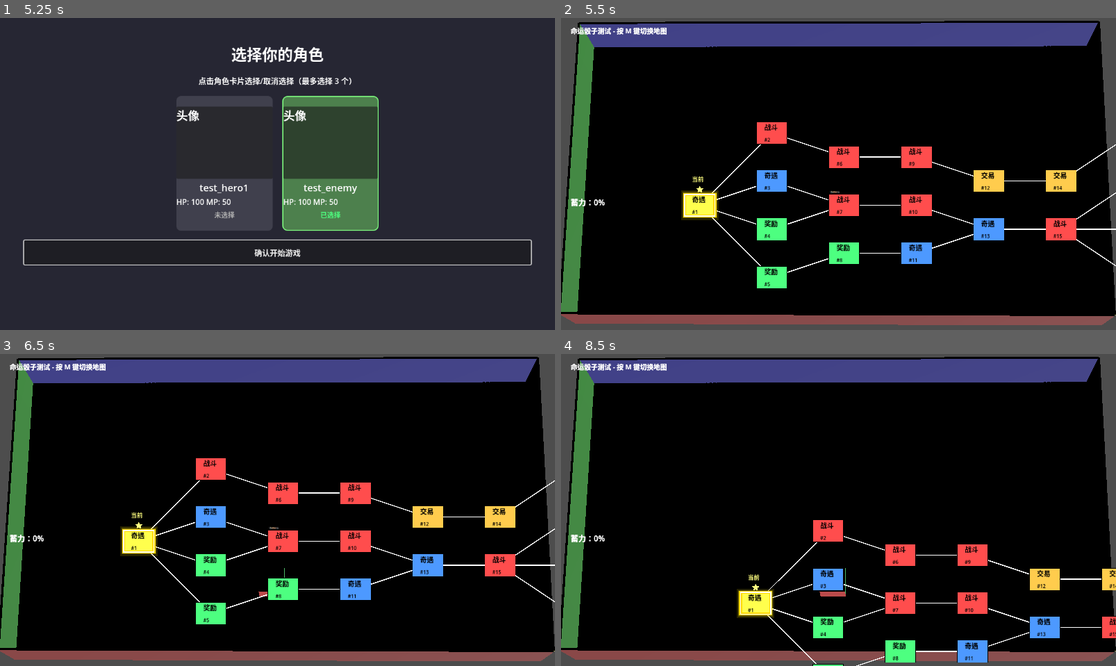
Above: before the commit, frames 1-4 (two rows, left to right).
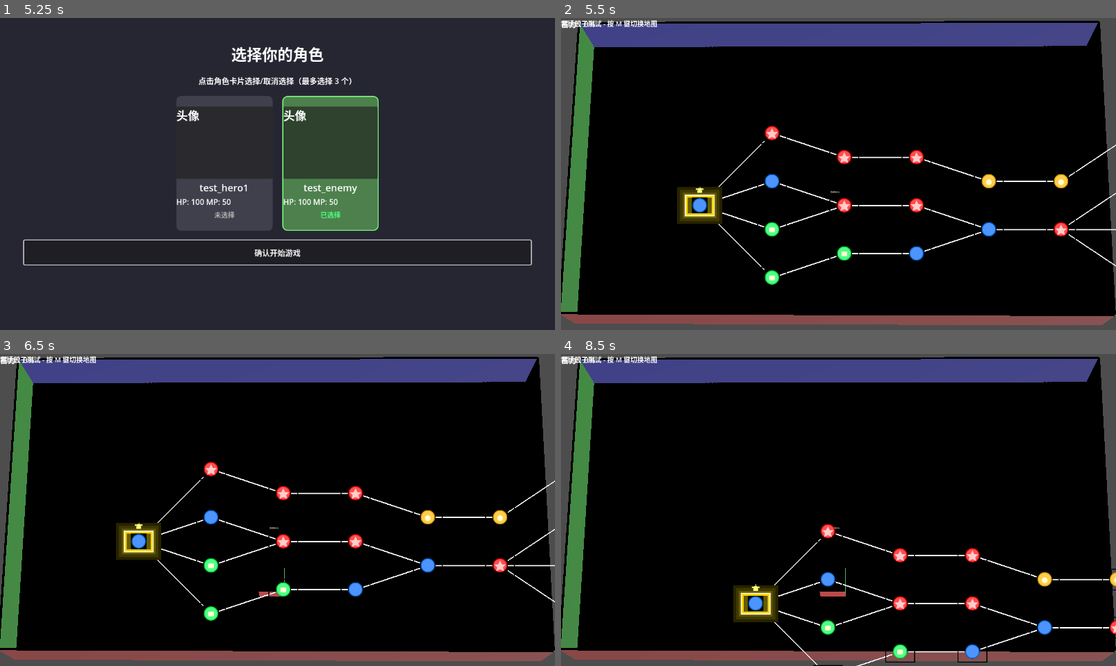
Above: after the commit, the same moments.

Repository: Beezui/trae_godot_dice
Game: Godot game, scene res://scenes/ui/title_screen/title_screen.tscn
Two runs of this game, one before a commit and one after it. Both use one fixed random seed, a clock stepped at 60 frames per second and the inputs below.
Inputs (mouse positions are in pixels of both pictures, inside the frame that each line leads up to):
- Up to frame 1 (5.25 s): click "开始游戏" at 0.5 s; click "确认开始游戏" at 1.25 s; click "确认开始游戏" at 2 s; tap Enter (ui_accept) at 2.75, 3.02, 3.5, 4.25, 5 s; move the mouse to (399, 158) at 2.77 s; hold Up (ui_up) 2.78-3.5 s; tap R at 2.85 s; click (399, 158) at 2.92 s; drag from (166, 189) to (249, 236) at 3.52 s; move the mouse to (333, 105) at 4.27 s; hold Up (ui_up) 4.28-5 s; tap Space at 4.35 s; click (333, 105) at 4.42 s; drag from (249, 236) to (111, 127) at 5.02 s
- Up to frame 2 (5.5 s): no input
- Up to frame 3 (6.5 s): tap Enter (ui_accept) at 5.75, 6.02 s; move the mouse to (444, 556) at 5.77 s; hold A from 5.78 s (still down); tap N at 5.85 s; click (444, 556) at 5.92 s
- Up to frame 4 (8.5 s): release A at 6.5 s; tap Enter (ui_accept) at 6.5 s; drag from (672, 463) to (755, 432) at 6.52 s; move the mouse to (866, 510) at 7.27 s; hold S 7.28-8 s; tap R at 7.35 s; click (866, 510) at 7.42 s; drag from (755, 432) to (727, 525) at 8.02 s

Frame 1 is identical in both runs. In frame 2, 6.9% of the frame differs, in the area x 0-100%, y 0-87%; in frame 3, 6.9%; in frame 4, 6.1%.

Commit message:
fix: 修复命运骰子地图覆盖层拖动问题
问题描述:
- 地图无法拖动，尽管日志显示 canvas_offset 在变化

根本原因:
1. 拖动算法错误：drag_start_position = mouse_pos - canvas_offset 导致 offset 永远不变
2. UI 重复创建：_create_ui() 被多次调用
3. 布局系统覆盖位置：layout_mode=0 仍可能被覆盖

解决方案:
1. 修正拖动算法：drag_start_position = mouse_pos - canvas.position
2. 添加 ui_created 标志防止重复创建 UI
3. 使用 call_deferred() 强制应用位置
4. 使用 set_position()/set_size() 绕过布局系统

修改文件:
- scripts/ui/destiny_dice_map_overlay.gd
- .claude/memory/map_drag_fix.md (更新记忆)
- WORK_PROGRESS.md (更新进度)
- textures/map/ (添加地图节点图标资源)

Diff:
--- a/scripts/ui/destiny_dice_map_overlay.gd
+++ b/scripts/ui/destiny_dice_map_overlay.gd
@@ -1,7 +1,7 @@
 extends Control
 ## 命运骰子地图覆盖层 UI
 ## 显示关卡地图和当前节点位置
-## 使用 Control 直接绘制，拖动时更新 offset 并重绘
+## 使用 ImageTexture 预渲染地图，拖动时只更新 TextureRect 位置
 
 # 配置
 var level_data: LevelData = null
@@ -14,7 +14,11 @@
 # UI 组件
 var info_label: Label
 var charge_label: Label  # 蓄力标签
-var canvas: Control  # 画布
+var canvas: Control  # 画布（用于接收输入）
+var map_texture_rect: TextureRect  # 地图纹理显示
+
+# 初始化标志
+var ui_created: bool = false  # 防止重复创建 UI
 
 # 拖动相关
 var is_dragging: bool = false
@@ -24,6 +28,17 @@
 # 地图尺寸
 var map_width: float = 0.0
 var map_height: float = 0.0
+
+# 缓存数据（性能优化）
+var map_image: Image = null  # 地图图像缓存
+var map_texture: ImageTexture = null  # 地图纹理缓存
+var is_map_dirty: bool = true  # 标记地图是否需要重绘
+var node_positions_cache: Dictionary = {}  # 节点位置缓存
+var node_rects_cache: Dictionary = {}  # 节点区域缓存
+var text_size_cache: Dictionary = {}  # 文本大小缓存
+
+# 绘制性能优化
+const CACHE_TEXT_MEASUREMENTS = true  # 缓存文本测量结果
 
 # 节点类型颜色
 const TYPE_COLORS = {
@@ -40,12 +55,22 @@
 const CURRENT_NODE_BORDER_WIDTH = 6.0
 const CURRENT_NODE_GLOW_COLOR = Color(1, 0.9, 0, 0.5)  # 外发光颜色
 
+# 图像绘制优化
+const TEXTURE_FORMAT = Image.FORMAT_RGBA8  # 纹理格式
+
+# 节点图标配置
+var node_icons: Dictionary = {}  # 类型 ID -> Image 映射
+const ICON_SIZE = Vector2i(32, 32)  # 图标标准尺寸
+const ICON_PATH_PREFIX = "res://textures/map/"  # 图标资源路径前缀
+
 
 func _ready():
 	# 设置覆盖层布局（Godot 4.x 使用锚点预设）
 	anchors_preset = Control.PRESET_FULL_RECT
-	grow_horizontal = 2  # GROW_BOTH_ENDS
-	grow_vertical = 2  # GROW_BOTH_ENDS
+	grow_horizontal = 2  # GROW_BOTH
+	grow_vertical = 2  # GROW_BOTH
+	# 设置 layout_mode 为 0 (Position)，允许子节点自由定位
+	layout_mode = 0
 
 	# 设置 clip_contents 为 false，允许绘制内容超出边界
 	clip_contents = false
@@ -57,11 +82,7 @@
 ## 延迟初始化
 func _initialize_deferred():
 	_create_ui()
-	# 连接 canvas 拖动事件
-	if canvas:
-		canvas.gui_input.connect(_on_canvas_gui_input)
-		if not canvas.is_connected("draw", _on_canvas_draw):
-			canvas.connect("draw", _on_canvas_draw)
+	_load_node_icons()
 
 
 ## 初始化地图
@@ -69,30 +90,78 @@
 	level_data = p_level_data
 	current_node = p_current_node
 
+	# 确保图标已加载
+	if node_icons.is_empty():
+		_load_node_icons()
+
 	# 确保 UI 已经创建
 	if not canvas:
 		_create_ui()
-		# 连接 canvas 拖动事件
-		if canvas:
-			canvas.gui_input.connect(_on_canvas_gui_input)
-		if not canvas.is_connected("draw", _on_canvas_draw):
-			canvas.connect("draw", _on_canvas_draw)
+
+	# 设置 map_overlay 尺寸为屏幕尺寸
+	var viewport_size = get_viewport_rect().size
+	custom_minimum_size = viewport_size
+	size = viewport_size
 
 	# 计算节点位置
 	if level_data:
 		_calculate_node_positions()
 		_update_canvas_size()
-		# 重绘地图
-		if canvas:
-			canvas.queue_redraw()
+		# 预渲染地图到纹理
+		_render_map_to_texture()
 		# 设置初始位置（让当前节点显示在屏幕偏左）
 		_center_map()
 
-	print("[MapOverlay] 初始化完成")
+
+## 加载节点图标
+func _load_node_icons():
+	# 定义节点类型和图标准文件名
+	var icon_files = {
+		1: "node_combat.png",    # 战斗
+		2: "node_encounter.png", # 奇遇
+		3: "node_trade.png",     # 交易
+		4: "node_reward.png",    # 奖励
+		5: "node_elite.png",     # 精英战斗
+		99: "node_boss.png"      # Boss
+	}
+
+	for type_id in icon_files:
+		var path = ICON_PATH_PREFIX + icon_files[type_id]
+		var img = Image.new()
+		if ResourceLoader.exists(path):
+			img = Image.load_from_file(path)
+		else:
+			# 创建占位图标（纯色圆）
+			img = _create_placeholder_icon(type_id)
+		node_icons[type_id] = img
+
+
+## 创建占位图标（纯色圆）
+func _create_placeholder_icon(type_id: int) -> Image:
+	var img = Image.create(ICON_SIZE.x, ICON_SIZE.y, false, Image.FORMAT_RGBA8)
+	var color = TYPE_COLORS.get(type_id, Color.WHITE)
+
+	# 填充圆形
+	for y in range(ICON_SIZE.y):
+		for x in range(ICON_SIZE.x):
+			var dx = x - ICON_SIZE.x / 2.0
+			var dy = y - ICON_SIZE.y / 2.0
+			if dx*dx + dy*dy < (ICON_SIZE.x / 2.0 - 1)*(ICON_SIZE.x / 2.0 - 1):
+				img.set_pixel(x, y, color)
+			else:
+				img.set_pixel(x, y, Color(0, 0, 0, 0))
+
+	return img
 
 
 ## 创建 UI 组件
 func _create_ui():
+	# 防止重复创建
+	if ui_created:
+		print("[MapOverlay] UI 已创建，跳过")
+		return
+	ui_created = true
+
 	# 获取屏幕尺寸，用于居中计算
 	var screen_size = get_viewport_rect().size
 
@@ -103,6 +172,7 @@
 	info_label.size = Vector2(380, 40)
 	info_label.text = "命运骰子测试 - 按 M 键切换地图"
 	info_label.add_theme_font_size_override("font_size", 14)
+	info_label.layout_mode = 0  # POSITION
 	add_child(info_label)
 
 	# 创建蓄力标签
@@ -112,16 +182,42 @@
 	charge_label.size = Vector2(380, 30)
 	charge_label.text = "蓄力：0%"
 	charge_label.add_theme_font_size_override("font_size", 16)
+	charge_label.layout_mode = 0  # POSITION
 	add_child(charge_label)
 
-	# 创建画布（直接绘制地图）
+	# 创建地图纹理显示（TextureRect）- 直接作为子节点，不使用中间容器
+	map_texture_rect = TextureRect.new()
+	map_texture_rect.name = "MapTexture"
+	map_texture_rect.position = Vector2.ZERO
+	# 使用 TOP_LEFT 锚点
+	map_texture_rect.anchors_preset = Control.PRESET_TOP_LEFT
+	# 设置 layout_mode 为 0 (Position)，允许自由设置位置和尺寸
+	map_texture_rect.layout_mode = 0  # POSITION
+	map_texture_rect.expand_mode = TextureRect.EXPAND_IGNORE_SIZE
+	map_texture_rect.stretch_mode = TextureRect.STRETCH_KEEP
+	map_texture_rect.mouse_filter = Control.MOUSE_FILTER_IGNORE  # 不接收鼠标事件
+	add_child(map_texture_rect)
+
+	# 创建画布（用于接收鼠标事件）
 	canvas = Control.new()
 	canvas.name = "Canvas"
 	canvas.position = Vector2.ZERO
-	canvas.custom_minimum_size = Vector2(400, 300)  # 初始尺寸，后续会更新
+	# 使用 TOP_LEFT 锚点
+	canvas.anchors_preset = Control.PRESET_TOP_LEFT
+	# 设置 layout_mode 为 0 (Position)，允许自由设置位置和尺寸
+	canvas.layout_mode = 0  # POSITION
 	canvas.mouse_filter = Control.MOUSE_FILTER_STOP  # 捕获鼠标事件进行拖动
-	canvas.anchors_preset = Control.PRESET_TOP_LEFT  # 不跟随父节点调整
+	# 设置初始尺寸（会在 _update_canvas_size 中更新为实际地图尺寸）
+	canvas.custom_minimum_size = Vector2(100, 100)
+	canvas.size = Vector2(100, 100)
 	add_child(canvas)
+
+	# 连接 canvas 拖动事件
+	canvas.gui_input.connect(_on_canvas_gui_input)
+
+	# 设置 z_index，确保 map_texture_rect 在 canvas 上方渲染
+	map_texture_rect.z_index = 1
+	canvas.z_index = 0
 
 	print("[MapOverlay] UI 创建完成")
 
@@ -198,8 +294,6 @@
 	set_meta("map_min_y", min_y)
 	set_meta("map_max_y", max_y)
 
-	print("[MapOverlay] 地图边界：[", min_x, ", ", max_x, "] x [", min_y, ", ", max_y, "]")
-
 
 ## 中心地图（使用 canvas_offset 来调整显示位置）
 func _center_map():
@@ -240,13 +334,8 @@
 	var target_y_on_screen = screen_size.y * 0.6
 	canvas_offset.y = target_y_on_screen - (map_height / 2)
 
-	# 应用 offset
-	if canvas:
-		canvas.queue_redraw()
-
-	print("[MapOverlay] 地图已居中，地图尺寸：", map_width, "x", map_height)
-	print("[MapOverlay] canvas_offset：", canvas_offset)
-	print("[MapOverlay] 屏幕尺寸：", screen_size)
+	# 应用 offset（更新 TextureRect 位置）
+	_update_map_position()
 
 
 ## 更新画布大小
@@ -273,29 +362,66 @@
 				min_y = pos.y
 
 	# 计算地图实际尺寸（考虑负坐标和 padding）
-	# 节点坐标可能有负值（min_y 可能是负数）
-	# 所以地图总高度是 max_y - min_y + padding
 	map_width = max_x - min_x + layer_padding * 2
 	map_height = max_y - min_y + layer_padding * 2
 
 	# 设置 canvas 尺寸
 	if canvas:
-		canvas.custom_minimum_size = Vector2(map_width, map_height)
-		canvas.size = Vector2(map_width, map_height)
-
-	print("[MapOverlay] 画布尺寸设置为：", Vector2(map_width, map_height))
-	print("[MapOverlay] 地图边界：[", min_x, ", ", max_x, "] x [", min_y, ", ", max_y, "]")
-
-
-## 画布绘制回调
-func _on_canvas_draw():
-	if not level_data:
+		canvas.set_size(Vector2(map_width, map_height))
+		canvas.set_position(Vector2.ZERO)
+		canvas.size_flags_horizontal = Control.SIZE_SHRINK_BEGIN
+		canvas.size_flags_vertical = Control.SIZE_SHRINK_BEGIN
+
+	# 设置 map_texture_rect 尺寸
+	if map_texture_rect:
+		map_texture_rect.set_size(Vector2(map_width, map_height))
+		map_texture_rect.set_position(Vector2.ZERO)
+		map_texture_rect.size_flags_horizontal = Control.SIZE_SHRINK_BEGIN
+		map_texture_rect.size_flags_vertical = Control.SIZE_SHRINK_BEGIN
+
+
+## 预渲染地图到纹理（核心优化）
+func _render_map_to_texture():
+	if not level_data or level_data.nodes.size() == 0:
 		return
 
 	var min_x = get_meta("map_min_x")
 	var min_y = get_meta("map_min_y")
 
-	# 绘制连接线
+	# 创建图像（使用地图尺寸）
+	var render_width = int(map_width)
+	var render_height = int(map_height)
+
+	if render_width <= 0 or render_height <= 0:
+		return
+
+	# 创建 Image 对象
+	map_image = Image.create(render_width, render_height, false, TEXTURE_FORMAT)
+	map_image.fill(Color(0, 0, 0, 0))  # 透明背景
+
+	# 使用 Image 直接绘制
+	_render_map_to_image(map_image, min_x, min_y)
+
+	# 创建纹理
+	if map_texture:
+		map_texture.free()
+	map_texture = ImageTexture.create_from_image(map_image)
+
+	# 应用到 TextureRect
+	if map_texture_rect:
+		map_texture_rect.texture = map_texture
+		# 设置 custom_minimum_size 和 size，确保 TextureRect 正确显示
+		map_texture_rect.custom_minimum_size = Vector2(render_width, render_height)
+		map_texture_rect.size = Vector2(render_width, render_height)
+
+	is_map_dirty = false
+
+
+## 渲染地图到 Image
+func _render_map_to_image(img: Image, p_min_x: float, p_min_y: float):
+	var font = ThemeDB.fallback_font
+
+	# 1. 绘制连接线
 	for map_node in level_data.nodes:
 		for next_id in map_node.connections:
 			var next_node = level_data.get_node(next_id)
@@ -303,146 +429,256 @@
 				var start_pos = map_node.get_meta("original_position")
 				var end_pos = next_node.get_meta("original_position")
 
-				# 转换为 canvas 坐标（带 offset）
-				var start_canvas_x = start_pos.x - min_x + layer_padding + canvas_offset.x
-				var start_canvas_y = start_pos.y - min_y + layer_padding + canvas_offset.y
-				var end_canvas_x = end_pos.x - min_x + layer_padding + canvas_offset.x
-				var end_canvas_y = end_pos.y - min_y + layer_padding + canvas_offset.y
-
-				# 绘制连接线
-				canvas.draw_line(
-					Vector2(start_canvas_x, start_canvas_y),
-					Vector2(end_canvas_x, end_canvas_y),
-					Color.WHITE, 2
-				)
+				# 转换为图像坐标
+				var start_x = int(start_pos.x - p_min_x + layer_padding)
+				var start_y = int(start_pos.y - p_min_y + layer_padding)
+				var end_x = int(end_pos.x - p_min_x + layer_padding)
+				var end_y = int(end_pos.y - p_min_y + layer_padding)
+
+				# 绘制连线
+				_draw_line_on_image(img, start_x, start_y, end_x, end_y, Color.WHITE, 2)
 
 				# 绘制箭头
-				_draw_arrow(
-					Vector2(start_canvas_x, start_canvas_y),
-					Vector2(end_canvas_x, end_canvas_y)
-				)
-
-	# 绘制节点
+				_draw_arrow_on_image(img, start_x, start_y, end_x, end_y, font)
+
+	# 2. 缓存节点数据并绘制节点
+	node_positions_cache.clear()
+	node_rects_cache.clear()
+
 	for map_node in level_data.nodes:
 		var pos = map_node.get_meta("original_position")
-		var canvas_x = pos.x - min_x + layer_padding + canvas_offset.x
-		var canvas_y = pos.y - min_y + layer_padding + canvas_offset.y
+		var node_x = int(pos.x - p_min_x + layer_padding)
+		var node_y = int(pos.y - p_min_y + layer_padding)
+
+		# 缓存位置
+		node_positions_cache[map_node.id] = Vector2i(node_x, node_y)
 
 		var color = TYPE_COLORS.get(map_node.type, Color.WHITE)
 		var is_current = (current_node != null and current_node.id == map_node.id)
 
-		# 计算节点区域（圆角矩形）
-		var rect_size = Vector2(node_radius * 2.5, node_radius * 1.8)
-		var rect_pos = Vector2(canvas_x - rect_size.x / 2, canvas_y - rect_size.y / 2)
-		var rect = Rect2(rect_pos, rect_size)
+		# 计算节点区域（使用 Vector2i 用于图像绘制）
+		var rect_size = Vector2i(int(node_radius * 2.5), int(node_radius * 1.8))
+		var rect_pos = Vector2i(node_x - rect_size.x / 2, node_y - rect_size.y / 2)
+		var rect = Rect2i(rect_pos, rect_size)
+
+		# 缓存区域
+		node_rects_cache[map_node.id] = {"rect": rect, "rect_size": rect_size}
 
 		if is_current:
-			# 当前节点：多层高亮效果
-			var glow_rects = [
-				Rect2(rect_pos - Vector2(8, 8), rect_size + Vector2(16, 16)),
-				Rect2(rect_pos - Vector2(5, 5), rect_size + Vector2(10, 10)),
-				Rect2(rect_pos - Vector2(2, 2), rect_size + Vector2(4, 4))
-			]
-			var glow_alphas = [0.15, 0.25, 0.4]
-			for i in range(glow_rects.size()):
-				var glow_rect = glow_rects[i]
+			# 当前节点：多层高亮效果（外发光）
+			for i in range(3):
+				var glow_size = [16, 10, 4][i]
+				var glow_alpha = [0.15, 0.25, 0.4][i]
+				var glow_rect = Rect2i(
+					rect_pos - Vector2i(glow_size, glow_size),
+					rect_size + Vector2i(glow_size * 2, glow_size * 2)
+				)
 				var glow_color = CURRENT_NODE_GLOW_COLOR
-				glow_color.a = glow_alphas[i]
-				canvas.draw_rect(glow_rect, glow_color, true)
-
-			# 绘制节点底色
-			canvas.draw_rect(rect, CURRENT_NODE_COLOR, true)
-			# 绘制多层边框
-			canvas.draw_rect(rect, Color(1, 0.85, 0), false, CURRENT_NODE_BORDER_WIDTH)
-			canvas.draw_rect(rect, Color.WHITE, false, 2)
+				glow_color.a = glow_alpha
+				_draw_rect_on_image(img, glow_rect, glow_color, true)
+
+			# 绘制多层边框（直接绘制在图标外）
+			_draw_rect_on_image(img, rect, Color(1, 0.85, 0), false, CURRENT_NODE_BORDER_WIDTH)
+			_draw_rect_on_image(img, rect, Color.WHITE, false, 2)
+
+			# 绘制图标
+			var icon = _get_node_icon(map_node.type)
+			if icon:
+				var icon_rect = _get_icon_rect(rect, icon.get_size())
+				img.blit_rect(icon, Rect2i(Vector2i.ZERO, icon.get_size()), icon_rect.position)
 
 			# 绘制"当前"标记
-			_draw_current_marker(Vector2(canvas_x, canvas_y - rect_size.y / 2 - 10), rect_size)
+			_draw_current_marker_on_image(img, Vector2i(node_x, node_y - rect_size.y / 2 - 10), rect_size, font)
 		else:
-			# 普通节点
-			canvas.draw_rect(rect, Color.BLACK, false, 2)
-			canvas.draw_rect(rect, color, true)
-
-		# 绘制节点 ID 和类型名称
-		var font = ThemeDB.fallback_font
-		if font:
-			var id_text = "#" + str(map_node.id)
-			var type_name = map_node.get_type_name()
-			var type_text_size = font.get_string_size(type_name)
-			var id_text_size = font.get_string_size(id_text)
-			var total_height = font.get_height() * 2 + 2
-			var max_width = maxf(type_text_size.x, id_text_size.x)
-
-			var text_start_x = canvas_x - max_width / 2
-			var text_start_y = canvas_y - total_height / 2 + font.get_ascent()
-
-			# 绘制类型名称
-			var type_pos = Vector2(text_start_x, text_start_y)
-			canvas.draw_string(font, type_pos, type_name, HORIZONTAL_ALIGNMENT_CENTER, -1, 14, Color.BLACK)
-
-			# 绘制节点 ID
-			var id_pos = Vector2(text_start_x, text_start_y + font.get_height() + 2)
-			canvas.draw_string(font, id_pos, id_text, HORIZONTAL_ALIGNMENT_CENTER, -1, 10, Color.BLACK)
-
-
-## 绘制箭头
-func _draw_arrow(start: Vector2, end: Vector2):
-	var dir = (end - start).normalized()
+			# 普通节点：只绘制边框和图标，不绘制底色
+			_draw_rect_on_image(img, rect, Color.BLACK, false, 2)
+
+			# 绘制图标
+			var icon = _get_node_icon(map_node.type)
+			if icon:
+				var icon_rect = _get_icon_rect(rect, icon.get_size())
+				img.blit_rect(icon, Rect2i(Vector2i.ZERO, icon.get_size()), icon_rect.position)
+
+		# 绘制节点 ID 和类型名称（暂时移除，因为 Font.draw_string 不能直接绘制到 Image）
+		# 如需要文本，后续使用 TextureButton 或 Label 覆盖显示
+
+
+## 获取节点图标
+func _get_node_icon(type_id: int) -> Image:
+	return node_icons.get(type_id, null)
+
+
+## 计算图标在节点矩形中的位置（居中）
+func _get_icon_rect(node_rect: Rect2i, icon_size: Vector2i) -> Rect2i:
+	var icon_x = node_rect.position.x + (node_rect.size.x - icon_size.x) / 2
+	var icon_y = node_rect.position.y + (node_rect.size.y - icon_size.y) / 2
+	return Rect2i(Vector2i(icon_x, icon_y), icon_size)
+
+
+## 在 Image 上绘制线
+func _draw_line_on_image(img: Image, x1: int, y1: int, x2: int, y2: int, color: Color, width: int):
+	# 使用 Bresenham 算法绘制线
+	var dx = abs(x2 - x1)
+	var dy = abs(y2 - y1)
+	var sx = 1 if x1 < x2 else -1
+	var sy = 1 if y1 < y2 else -1
+	var err = dx - dy
+
+	while true:
+		for wx in range(-width/2, width/2 + 1):
+			for wy in range(-width/2, width/2 + 1):
+				if wx*wx + wy*wy <= width*width/4:
+					img.set_pixel(x1 + int(wx), y1 + int(wy), color)
+
+		if x1 == x2 and y1 == y2:
+			break
+		var e2 = 2 * err
+		if e2 > -dy:
+			err -= dy
+			x1 += sx
+		if e2 < dx:
+			err += dx
+			y1 += sy
+
+
+## 在 Image 上绘制矩形
+func _draw_rect_on_image(img: Image, rect: Rect2i, color: Color, filled: bool, border_width: float = 1.0):
+	if filled:
+		for y in range(rect.position.y, rect.position.y + rect.size.y):
+			for x in range(rect.position.x, rect.position.x + rect.size.x):
+				if x >= 0 and x < img.get_width() and y >= 0 and y < img.get_height():
+					img.set_pixel(x, y, color)
+	else:
+		# 绘制边框
+		var bw = int(border_width)
+		for y in range(rect.position.y, rect.position.y + rect.size.y):
+			for x in range(rect.position.x, rect.position.x + rect.size.x):
+				var is_border = (x - rect.position.x < bw or
+					rect.position.x + rect.size.x - x <= bw or
+					y - rect.position.y < bw or
+					rect.position.y + rect.size.y - y <= bw)
+				if is_border and x >= 0 and x < img.get_width() and y >= 0 and y < img.get_height():
+					img.set_pixel(x, y, color)
+
+
+## 在 Image 上绘制箭头
+func _draw_arrow_on_image(img: Image, start_x: int, start_y: int, end_x: int, end_y: int, font: Font = null):
+	var dir = Vector2(end_x - start_x, end_y - start_y).normalized()
 	var arrow_size = 8.0
 	var arrow_angle = PI / 6
 
-	var arrow_point = end
+	var arrow_point = Vector2(end_x, end_y)
 	var arrow_left = arrow_point - dir.rotated(arrow_angle) * arrow_size
 	var arrow_right = arrow_point - dir.rotated(-arrow_angle) * arrow_size
 
-	canvas.draw_colored_polygon(
-		[arrow_point, arrow_left, arrow_right],
-		Color.WHITE
-	)
-
-
-## 绘制当前节点标记
-func _draw_current_marker(marker_pos: Vector2, rect_size: Vector2):
+	# 绘制三角形
+	var points = [arrow_point, arrow_left, arrow_right]
+	for i in range(3):
+		var next_i = (i + 1) % 3
+		_fill_triangle_on_image(img, points[i], points[next_i], arrow_point, Color.WHITE)
+
+
+## 在 Image 上填充三角形
+func _fill_triangle_on_image(img: Image, p1: Vector2i, p2: Vector2i, p3: Vector2i, color: Color):
+	var points = [p1, p2, p3]
+	points.sort_custom(func(a, b): return a.y < b.y)
+
+	var min_y = int(points[0].y)
+	var max_y = int(ceil(points[2].y))
+
+	for y in range(min_y, max_y + 1):
+		var intersections = []
+		for i in range(3):
+			var j = (i + 1) % 3
+			if (points[i].y <= y and points[j].y > y) or (points[j].y <= y and points[i].y > y):
+				var t = (y - points[i].y) / (points[j].y - points[i].y)
+				var x = points[i].x + t * (points[j].x - points[i].x)
+				intersections.append(x)
+
+		if intersections.size() >= 2:
+			intersections.sort()
+			for x in range(int(ceil(intersections[0])), int(floor(intersections[-1])) + 1):
+				if x >= 0 and x < img.get_width() and y >= 0 and y < img.get_height():
+					img.set_pixel(x, y, color)
+
+
+## 在 Image 上绘制当前节点标记
+func _draw_current_marker_on_image(img: Image, marker_pos: Vector2i, rect_size: Vector2i, font: Font):
 	var marker_size = 8.0
-
-	# 绘制星形（使用正确的顶点顺序）
-	# 星形由 10 个三角形组成，从中心点向外辐射
-	var points = []
 	var center = marker_pos
 
-	# 生成星形的 10 个顶点（5 个外点 + 5 个内点）
+	# 生成星形的 10 个顶点
 	var vertices = []
 	for i in range(5):
-		var angle = i * 2 * PI / 5 - PI / 2  # 外点角度
-		var outer_point = Vector2(
-			center.x + cos(angle) * marker_size,
-			center.y + sin(angle) * marker_size
+		var angle = i * 2 * PI / 5 - PI / 2
+		var outer_point = Vector2i(
+			int(center.x + cos(angle) * marker_size),
+			int(center.y + sin(angle) * marker_size)
 		)
 		vertices.append(outer_point)
 
-		var inner_angle = angle + PI / 5  # 内点角度（偏移 36 度）
-		var inner_point = Vector2(
-			center.x + cos(inner_angle) * marker_size * 0.5,
-			center.y + sin(inner_angle) * marker_size * 0.5
+		var inner_angle = angle + PI / 5
+		var inner_point = Vector2i(
+			int(center.x + cos(inner_angle) * marker_size * 0.5),
+			int(center.y + sin(inner_angle) * marker_size * 0.5)
 		)
 		vertices.append(inner_point)
 
-	# 使用三角形扇绘制星形（从中心点开始）
+	# 使用三角形扇绘制星形
 	for i in range(vertices.size()):
 		var next_i = (i + 1) % vertices.size()
-		var triangle = [center, vertices[i], vertices[next_i]]
-		canvas.draw_colored_polygon(triangle, Color(1, 1, 0.5))
-
-	# 绘制"当前"文字
-	var font = ThemeDB.fallback_font
-	if font:
-		var label = "当前"
-		var label_size = font.get_string_size(label)
-		var label_pos = Vector2(
-			marker_pos.x - label_size.x / 2,
-			marker_pos.y - marker_size - 8
+		_fill_triangle_on_image(img,
+			center,
+			vertices[i],
+			vertices[next_i],
+			Color(1, 1, 0.5)
 		)
-		canvas.draw_string(font, label_pos, label, HORIZONTAL_ALIGNMENT_CENTER, -1, 12, Color(1, 1, 0.5))
+
+	# 绘制"当前"文字暂时移除，因为 Font.draw_string 需要 CanvasItem，不能直接绘制到 Image
+	# 后续如需文本，使用 Label 节点 overlay 显示
+
+
+## 在 Image 上绘制节点文本
+func _draw_node_text_on_image(img: Image, map_node: LevelNode, node_x: int, node_y: int, rect_size: Vector2i, font: Font):
+	var cache_key = str(map_node.id)
+
+	# 使用缓存或计算文本大小
+	var type_text_size = Vector2.ZERO
+	var id_text_size = Vector2.ZERO
+	if CACHE_TEXT_MEASUREMENTS and text_size_cache.has(cache_key):
+		var cached = text_size_cache[cache_key]
+		type_text_size = cached.type
+		id_text_size = cached.id
+	else:
+		var id_text = "#" + str(map_node.id)
+		var type_name = map_node.get_type_name()
+		type_text_size = font.get_string_size(type_name)
+		id_text_size = font.get_string_size(id_text)
+		if CACHE_TEXT_MEASUREMENTS:
+			text_size_cache[cache_key] = {"type": type_text_size, "id": id_text_size}
+
+	var total_height = font.get_height() * 2 + 2
+	var max_width = maxf(type_text_size.x, id_text_size.x)
+
+	var text_start_x = int(node_x - max_width / 2)
+	var text_start_y = int(node_y - total_height / 2 + font.get_ascent())
+
+	# 绘制类型名称
+	var type_pos = Vector2i(text_start_x, text_start_y)
+	_draw_text_on_image(img, map_node.get_type_name(), type_pos, font, Color.BLACK, 14)
+
+	# 绘制节点 ID
+	var id_pos = Vector2i(text_start_x, text_start_y + font.get_height() + 2)
+	_draw_text_on_image(img, "#" + str(map_node.id), id_pos, font, Color.BLACK, 10)
+
+
+## 在 Image 上绘制文本（简化版，使用 Font）
+func _draw_text_on_image(img: Image, text: String, pos: Vector2i, font: Font, color: Color, font_size: int):
+	if font == null or text == "":
+		return
+
+	# 使用 Godot 的 Font 绘制文本到 Image
+	font.draw_string(img, pos, text, HORIZONTAL_ALIGNMENT_LEFT, -1, font_size, color)
 
 
 ## Canvas 拖动处理
@@ -451,15 +687,46 @@
 		if event.button_index == MOUSE_BUTTON_LEFT:
 			if event.pressed:
 				is_dragging = true
-				drag_start_position = event.position - canvas_offset
+				# 保存鼠标按下时的偏移量（鼠标位置相对于 canvas 左上角的偏移）
+				drag_start_position = get_local_mouse_position() - canvas.position
 			else:
 				is_dragging = false
 
 	elif event is InputEventMouseMotion:
 		if is_dragging:
-			canvas_offset = event.position - drag_start_position
-			if canvas:
-				canvas.queue_redraw()
+			var mouse_pos = get_local_mouse_position()
+			# canvas 位置 = 鼠标位置 - 拖动开始时的偏移量
+			canvas_offset = mouse_pos - drag_start_position
+			_update_map_position()
+
+
+## 拖动结束处理
+func _on_drag_ended():
+	# 拖动结束后，如果需要可以重新渲染高清地图
+	# 当前实现使用静态纹理，所以不需要额外操作
+	pass
+
+
+## 更新地图位置（只更新 canvas 和 texture 位置，不重新渲染）
+func _update_map_position():
+	# 设置 canvas 和 map_texture_rect 的位置
+	if canvas:
+		canvas.set_position(canvas_offset)
+		canvas.layout_mode = 0  # POSITION
+	if map_texture_rect:
+		map_texture_rect.set_position(canvas_offset)
+		map_texture_rect.layout_mode = 0  # POSITION
+
+	# 强制在下一帧再次设置位置，防止布局系统覆盖
+	call_deferred("_force_position_after_layout")
+
+
+## 强制设置位置（在布局完成后调用）
+func _force_position_after_layout():
+	if canvas:
+		canvas.set_position(canvas_offset)
+	if map_texture_rect:
+		map_texture_rect.set_position(canvas_offset)
 
 
 ## 更新当前节点（需要重新绘制地图）
@@ -470,11 +737,8 @@
 	if info_label:
 		info_label.text = "当前节点：" + current_node.name + " (类型：" + current_node.get_type_name() + ")"
 
-	# 重新绘制地图（因为当前节点的高亮会变化）
-	if canvas:
-		canvas.queue_redraw()
-
-	print("[MapOverlay] 更新当前节点：", current_node.id)
+	# 重新渲染地图（因为当前节点的高亮会变化）
+	_render_map_to_texture()
 
 
 ## 更新蓄力显示
Binary file added: textures/map/node_boss.png
Not shown, added: textures/map/node_boss.png.import
Binary file added: textures/map/node_combat.png
Not shown, added: textures/map/node_combat.png.import
Binary file added: textures/map/node_elite.png
Not shown, added: textures/map/node_elite.png.import
Binary file added: textures/map/node_encounter.png
Not shown, added: textures/map/node_encounter.png.import
Binary file added: textures/map/node_reward.png
Not shown, added: textures/map/node_reward.png.import
Binary file added: textures/map/node_trade.png
Not shown, added: textures/map/node_trade.png.import
(and 2 more such lines)
